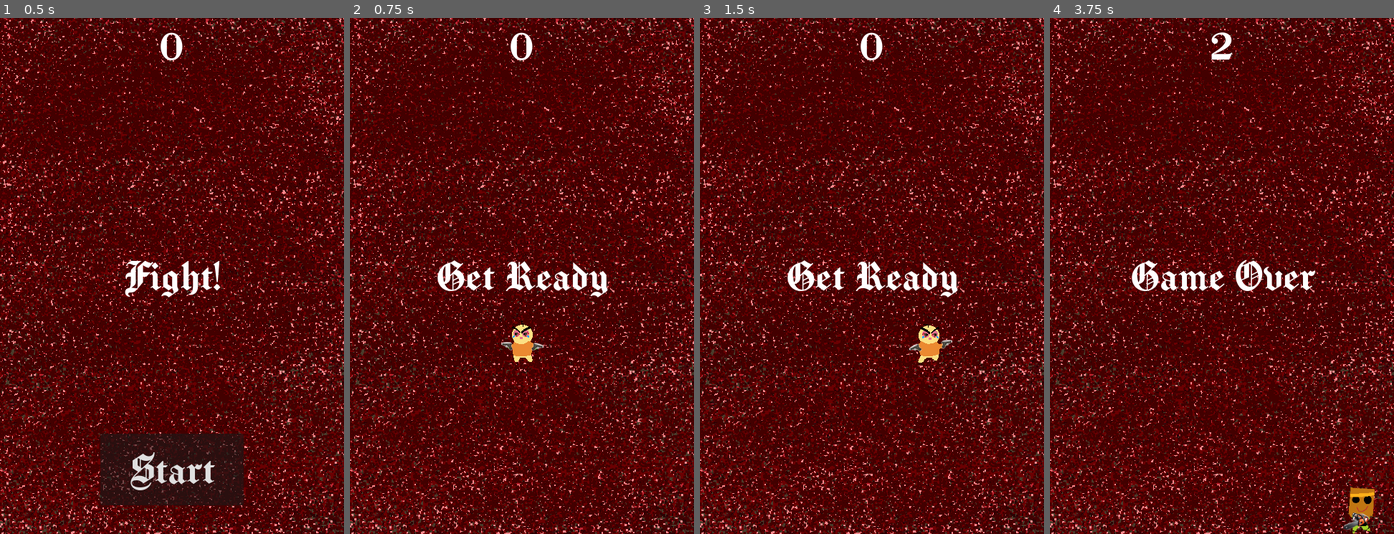
Above: before the commit, frames 1-4 (left to right).
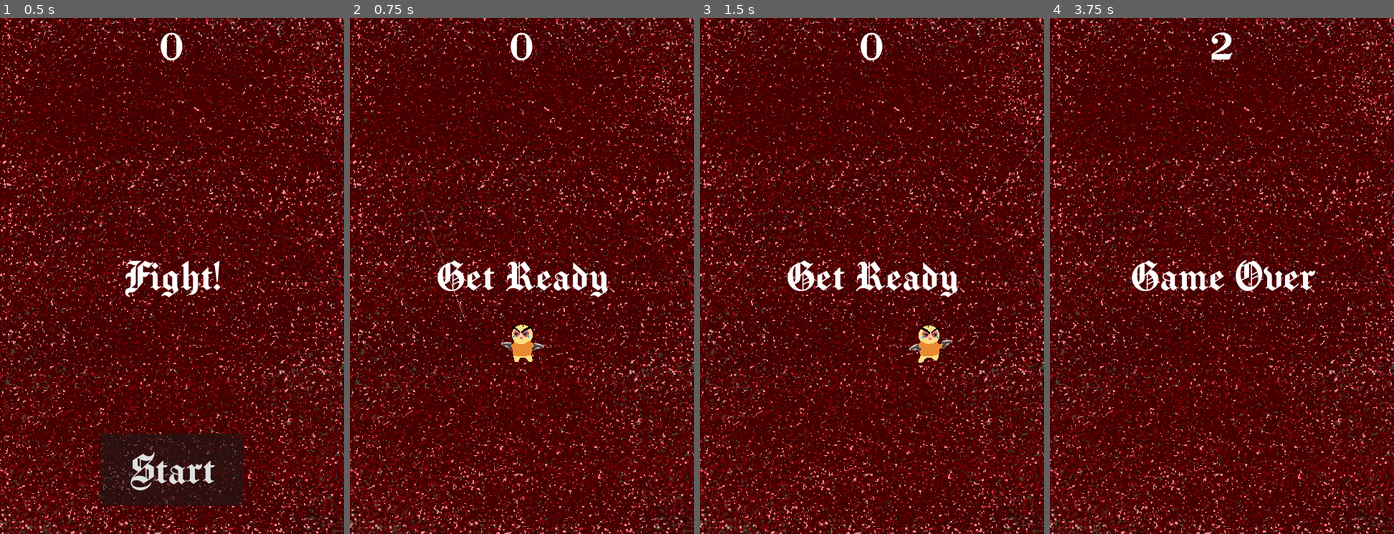
Above: after the commit, the same moments.

Repository: ToniaSanzo/tmp-game-23
Game: Godot game, scene res://main.tscn
The game is run twice, just before and just after one commit, with the same random seed, the same clock (stepped at 60 frames per second) and the same inputs.
Inputs (mouse positions are in pixels of both pictures, inside the frame that each line leads up to):
- Up to frame 1 (0.5 s): no input
- Up to frame 2 (0.75 s): click "Start" at 0.5 s
- Up to frame 3 (1.5 s): tap Enter at 1.25 s; move the mouse to (947, 250) at 1.27 s; press the mouse at (947, 250) at 1.28 s; hold D (move_right) from 1.28 s (still down)
- Up to frame 4 (3.75 s): move the mouse to (1153, 301) at 2.02 s; release D (move_right) at 2.03 s; release the mouse at (1153, 301) at 2.03 s; hold S (move_down) 2.03-2.78 s; click (1153, 301) at 2.1 s; move the mouse to (1256, 162) at 2.77 s; press the mouse at (1256, 162) at 2.78 s; hold D (move_right) 2.78-3.53 s; tap Space at 3.5 s; move the mouse to (1204, 379) at 3.52 s; release the mouse at (1204, 379) at 3.53 s; hold W (move_up) from 3.53 s (still down); click (1204, 379) at 3.6 s

Frame 1 is identical in both runs. In frame 2, less than 0.1% of the frame differs, in the area x 14-34%, y 25-59%; in frame 3, less than 0.1%; in frame 4, 0.5%, in the area x 85-95%, y 90-100%.

Commit message:
add bullets

Diff:
--- /dev/null
+++ b/bullet.gd
@@ -0,0 +1,28 @@
+extends Area2D
+
+@export var speed = 3000
+var direction : Vector2
+# Called when the node enters the scene tree for the first time.
+func _ready() -> void:
+	rotation = PI / 2
+	pass # Replace with function body.
+
+
+# Called every frame. 'delta' is the elapsed time since the previous frame.
+func _process(delta: float) -> void:
+	speed = 1500
+	position += direction * speed * delta
+
+func setup(angle: float):
+
+	direction = Vector2(cos(-angle), sin(angle))
+	$Sprite2D.rotation = direction.angle()
+	$CollisionShape2D.position = direction
+	#rotation = anglea
+
+
+
+func _on_body_entered(body: Node2D) -> void:
+	if body.is_in_group("mobs"):
+		body.queue_free()
+	queue_free()
--- /dev/null
+++ b/bullet.tscn
@@ -0,0 +1,21 @@
+[gd_scene load_steps=4 format=3 uid="uid://dxpixa24ryds6"]
+
+[ext_resource type="Texture2D" uid="uid://dua1fifxt8vqt" path="res://art/bullet.png" id="1_v7oki"]
+[ext_resource type="Script" uid="uid://cukqfl7g0k38w" path="res://bullet.gd" id="1_v8qja"]
+
+[sub_resource type="CircleShape2D" id="CircleShape2D_v8qja"]
+radius = 11.5
+
+[node name="Bullet" type="Area2D"]
+script = ExtResource("1_v8qja")
+metadata/_edit_group_ = true
+
+[node name="Sprite2D" type="Sprite2D" parent="."]
+scale = Vector2(8, 0.1)
+texture = ExtResource("1_v7oki")
+
+[node name="CollisionShape2D" type="CollisionShape2D" parent="."]
+position = Vector2(124.5, 2.0980835e-05)
+shape = SubResource("CircleShape2D_v8qja")
+
+[connection signal="body_entered" from="." to="." method="_on_body_entered"]
--- a/player.gd
+++ b/player.gd
@@ -1,7 +1,9 @@
 extends Area2D
 signal hit
 @export var speed = 400
+@export var bullet : PackedScene
 var screen_size
+var shooting
 # Called when the node enters the scene tree for the first time.
 func _ready():
 	hide()
@@ -20,6 +22,8 @@
 		velocity.y += 1
 	if Input.is_action_pressed("move_up"):
 		velocity.y -= 1
+	#if Input.is_action_pressed("shoot"):
+		#shoot()
 
 	if velocity.length() > 0:
 		velocity = velocity.normalized() * speed
@@ -36,13 +40,24 @@
 	else:
 		$AnimatedSprite2D.animation = "idle"
 
+func _input(event):
+	if event is InputEventMouseButton and event.pressed:
+		# event.position is the click position in viewport coordinates (top-left origin).
+		# Perfect for most 2D uses like spawning objects or raycasting.
+
+		var angle = (event.position - position).angle()
+		shoot(angle)
+		# Example: Move a sprite to the click position
 
 
-#func _on_hit():
-	#hide() # Player disappears after being hit.
-	#hit.emit()
-	## Must be deferred as we can't change physics properties on a physics callback.
-	#$CollisionShape2D.set_deferred("disabled", true)
+		# For global canvas coordinates (ignores some transforms):
+		# var global_pos = get_global_mouse_position()
+
+func shoot(angle):
+	var b = bullet.instantiate()
+	b.setup(angle)
+	owner.add_child(b)
+	b.transform = $Muzzle.global_transform
 
 func start(pos):
 	position = pos
--- a/player.tscn
+++ b/player.tscn
@@ -1,7 +1,8 @@
-[gd_scene load_steps=10 format=3 uid="uid://cwe20a0wekhkh"]
+[gd_scene load_steps=11 format=3 uid="uid://cwe20a0wekhkh"]
 
 [ext_resource type="Texture2D" uid="uid://bv6r6ahmqti67" path="res://art/player.png" id="1_6nbsm"]
 [ext_resource type="Script" uid="uid://drvaa066qqd6b" path="res://player.gd" id="1_lxchc"]
+[ext_resource type="PackedScene" uid="uid://dxpixa24ryds6" path="res://bullet.tscn" id="2_i3pqv"]
 
 [sub_resource type="AtlasTexture" id="AtlasTexture_hvi4x"]
 atlas = ExtResource("1_6nbsm")
@@ -62,6 +63,7 @@
 
 [node name="Player" type="Area2D"]
 script = ExtResource("1_lxchc")
+bullet = ExtResource("2_i3pqv")
 metadata/_edit_group_ = true
 
 [node name="AnimatedSprite2D" type="AnimatedSprite2D" parent="."]
@@ -72,5 +74,7 @@
 [node name="CollisionShape2D" type="CollisionShape2D" parent="."]
 shape = SubResource("CapsuleShape2D_d1jo4")
 
+[node name="Muzzle" type="Marker2D" parent="."]
+
 [connection signal="body_entered" from="." to="." method="_on_body_entered"]
 [connection signal="hit" from="." to="." method="_on_hit"]
--- a/project.godot
+++ b/project.godot
@@ -52,6 +52,11 @@
 "events": [Object(InputEventKey,"resource_local_to_scene":false,"resource_name":"","device":0,"window_id":0,"alt_presse …(194 unchanged characters)…
 ]
 }
+shoot={
+"deadzone": 0.2,
+"events": [Object(InputEventMouseButton,"resource_local_to_scene":false,"resource_name":"","device":-1,"window_id":0,"alt_pressed":false,"shift_pressed":false,"ctrl_pressed":false,"meta_pressed":false,"button_mask":0,"position":Vector2(0, 0),"global_position":Vector2(0, 0),"factor":1.0,"button_index":1,"canceled":false,"pressed":false,"double_click":false,"script":null)
+]
+}
 
 [rendering]
 
Binary file added: art/beer.png
Not shown, added: art/beer.png.import
Binary file added: art/bullet.png
Not shown, added: art/bullet.png.import
Not shown, added: bullet.gd.uid
